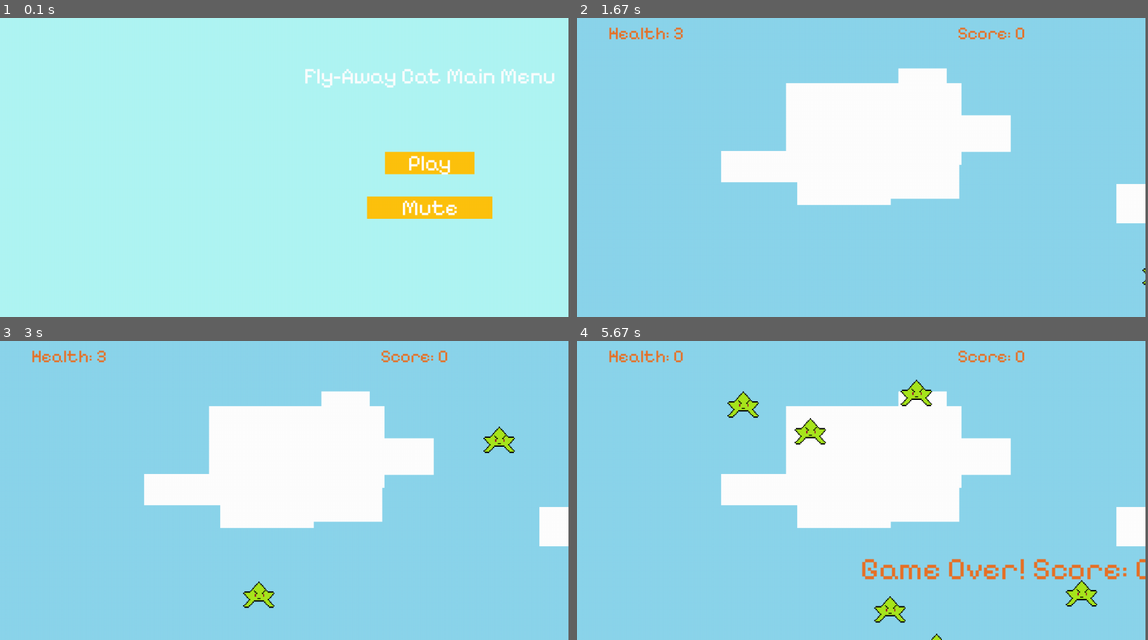
Above: before the commit, frames 1-4 (two rows, left to right).
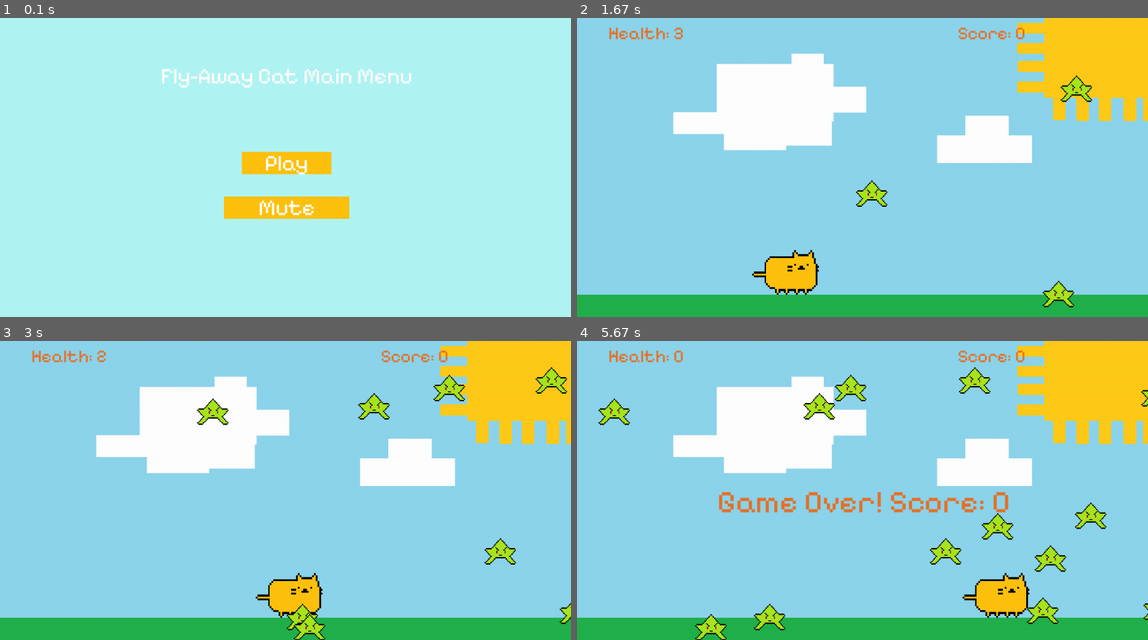
Above: after the commit, the same moments.

Repository: Bmomand04/Fly-Away-Cat
Game: pygame game, started from 2ndPyGame.py
Two runs of this game, one before a commit and one after it. Both use one fixed random seed, a clock stepped at 60 frames per second and the inputs below.
Inputs:
- Up to frame 1 (0.1 s): no input
- Up to frame 2 (1.67 s): click "Play" at 0.38 s; tap Space at 0.67 s; hold D 1-1.47 s; hold D from 1.5 s (still down)
- Up to frame 3 (3 s): release D at 1.97 s
- Up to frame 4 (5.67 s): tap Space at 3 s; hold D 3.33-3.97 s
In our replay, the window is 896x472 before the commit and 900x472 after it. These sizes can differ from the game's own. Grey fills any space a smaller window leaves; there, only what the larger window draws over its background counts as a difference.

The runs differ from the first frame. In frame 1, 7.1% of the frame differs, in the area x 28-98%, y 16-68%; in frame 2, 33%; in frame 3, 34%; in frame 4, 38%, in the area x 0-100%, y 0-100%.

Commit message:
Update 2ndPyGame.py

Diff:
--- a/2ndPyGame.py
+++ b/2ndPyGame.py
@@ -1,5 +1,6 @@
 import pygame
 import os
+import sys
 import random
 import pygame.freetype
 
@@ -9,13 +10,14 @@
 pygame.freetype.init()
 
 # screen size
-WIDTH, HEIGHT = 1920, 1020
+#WIDTH, HEIGHT = 400, 800
 
 pygame.init()
 os.environ['SDL_VIDEO_CENTERED'] = '1'
 info = pygame.display.Info()
 screen_width, screen_height = info.current_w, info.current_h
-WIN = pygame.display.set_mode((screen_width - 10, screen_height - 50), pygame.RESIZABLE)
+#screen_width, screen_height = WIDTH, HEIGHT
+WIN = pygame.display.set_mode((screen_width - 5, screen_height - 50), pygame.RESIZABLE)
 
 # title
 pygame.display.set_caption("Fly-Away Cat!")
@@ -81,7 +83,7 @@
 
 # background
 background_path = pygame.image.load(os.path.join('Background.png')).convert()
-BG = pygame.transform.scale(background_path, (WIDTH, HEIGHT))
+BG = pygame.transform.scale(background_path, (screen_width, screen_height))
 
 # enemy star
 neon_enemy_path = pygame.image.load(os.path.join('neon_enemy.png'))
@@ -95,8 +97,8 @@
 
 class Enemy:
     def __init__(self):
-        self.x = WIDTH
-        self.y = random.randint(0, HEIGHT - PLAYER_HEIGHT)
+        self.x = screen_width
+        self.y = random.randint(0, screen_height - PLAYER_HEIGHT)
         self.vel = random.randint(5, 10)
 
     def move(self):
@@ -107,8 +109,8 @@
 
 class pointStar:
     def __init__(self):
-        self.x = WIDTH
-        self.y = random.randint(0, HEIGHT - PLAYER_HEIGHT)
+        self.x = screen_width
+        self.y = random.randint(0, screen_height - PLAYER_HEIGHT)
         self.vel = random.randint(5, 10)
 
     def move(self):
@@ -155,7 +157,7 @@
 
 def draw_score():
     draw_text = GAME_OVER_FONT.render("Game Over! Score: " + str(score), True, (232, 113, 39))
-    WIN.blit(draw_text, (WIDTH/2 - draw_text.get_width()/2, HEIGHT/2 - draw_text.get_height()/2))
+    WIN.blit(draw_text, (screen_width/2 - draw_text.get_width()/2, screen_height/2 - draw_text.get_height()/2))
     pygame.display.update()
     pygame.time.delay(4000)
 
@@ -164,7 +166,7 @@
     if keys_pressed[pygame.K_a] and Player.x - VEL > 0:  # left
         Player.x -= VEL
         facing_left = True
-    if keys_pressed[pygame.K_d] and Player.x + VEL + Player.width < WIDTH:  # right
+    if keys_pressed[pygame.K_d] and Player.x + VEL + Player.width < screen_width:  # right
         Player.x += VEL
         facing_left = False
 
@@ -177,12 +179,12 @@
         jumpVel -= 1
 
         # Check if the player has landed
-        if Player.y + Player.height >= HEIGHT - floor.height:
+        if Player.y + Player.height >= screen_height - floor.height:
             jumping = False
-            Player.y = HEIGHT - floor.height - Player.height
+            Player.y = screen_height - floor.height - Player.height
     else:
         # Gravity effect when not jumping
-        if Player.y + Player.height < HEIGHT - floor.height:
+        if Player.y + Player.height < screen_height - floor.height:
             Player.y += VEL
 
 def mute_music():
@@ -202,12 +204,12 @@
     while True:
         WIN.fill((176, 245, 244))
         menu_text = MAIN_MENU_FONT.render("Fly-Away Cat Main Menu", True, (255, 255, 255))
-        WIN.blit(menu_text, (WIDTH//2 - menu_text.get_width()//2, 100))
+        WIN.blit(menu_text, (screen_width//2 - menu_text.get_width()//2, 100))
         mx, my = pygame.mouse.get_pos()
 
 
-        button_1 = pygame.Rect(WIDTH//2 - 100, 300, 200, 50)
-        button_2 = pygame.Rect(WIDTH//2 - 140, 400, 280, 50)
+        button_1 = pygame.Rect(screen_width//2 - 100, 300, 200, 50)
+        button_2 = pygame.Rect(screen_width//2 - 140, 400, 280, 50)
 
         if button_1.collidepoint(mx, my) and click:
             main()
@@ -227,7 +229,7 @@
         click = False
         for event in pygame.event.get():
             if event.type == pygame.QUIT:
-                pygame.quit()
+                quit()
             if event.type == pygame.MOUSEBUTTONDOWN:
                 if event.button == 1:
                     click = True
@@ -248,8 +250,8 @@
     pygame.mixer.music.play(-1)
 
     pygame.mixer.music.set_volume(0.0 if muted else 1.0)
-    Player = pygame.Rect(10, HEIGHT - PLAYER_HEIGHT, PLAYER_WIDTH, PLAYER_HEIGHT)  # player base
-    floor = pygame.Rect(0, HEIGHT - 50, WIDTH, 50)  # floor base
+    Player = pygame.Rect(10, screen_height - PLAYER_HEIGHT, PLAYER_WIDTH, PLAYER_HEIGHT)  # player base
+    floor = pygame.Rect(0, screen_height - 100, screen_width, 50)  # floor base
 
     player_visible = True
 
@@ -259,10 +261,11 @@
         for event in pygame.event.get():  # this whole block runs game in 60 fps and allows you to exit game
             if event.type == pygame.QUIT:
                 run = False
-                pygame.quit()
+                quit()
             elif event.type == timer_event_id:
                 player_visible = True
                 pygame.time.set_timer(timer_event_id, 0)
+
 
         keys_pressed = pygame.key.get_pressed()  # to allow key binding
         movement(keys_pressed, Player, jumping, floor, jumpVel)  # calling on movement
